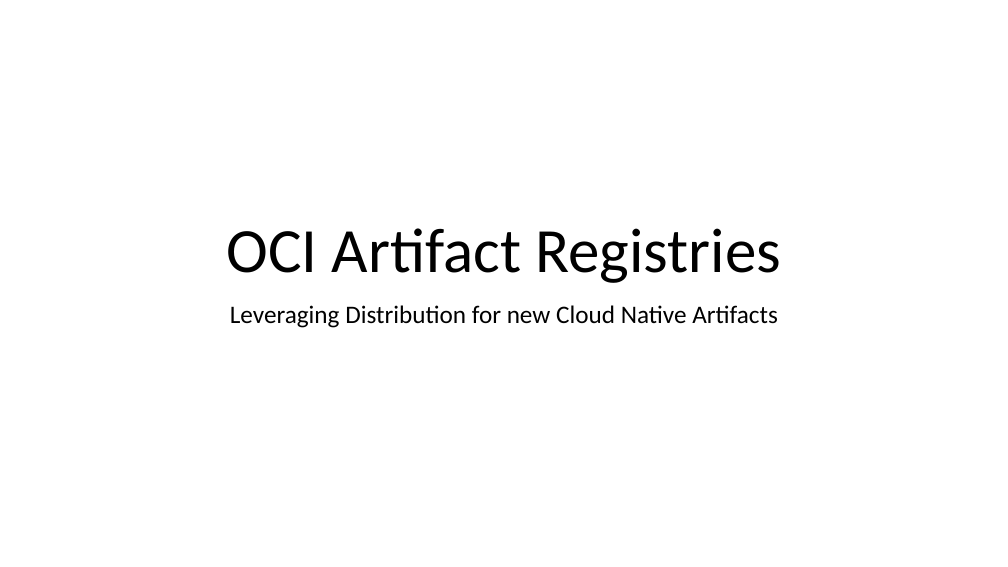
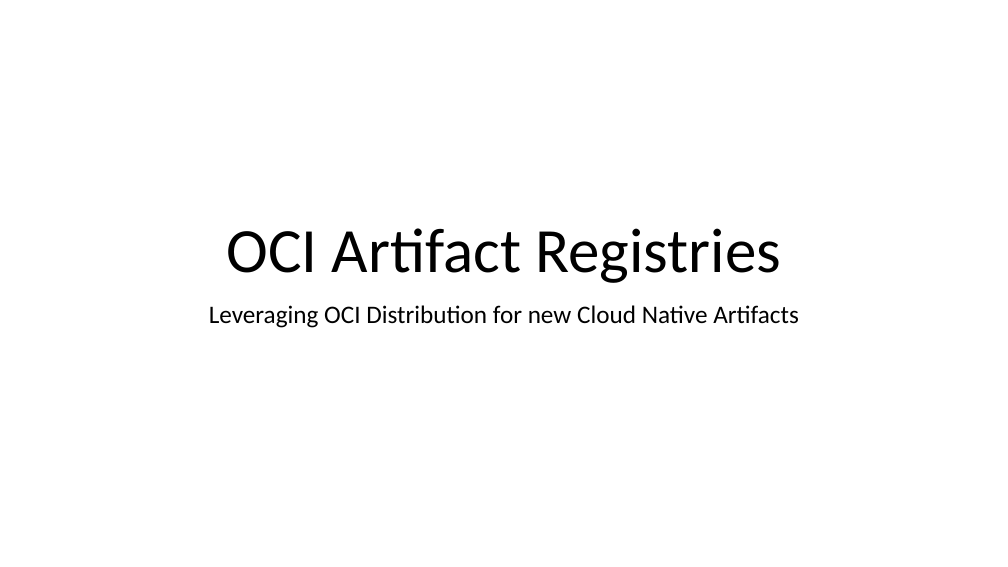
Before and after one commit to SteveLasker/Presentations, a slide deck: slide 1 of ACR/OCIArtifactRegistries.pptm. Drawn at 1008x567 pixels with LibreOffice and Linux fonts; fonts in the diff are those of the drawing. Boxes give left, top, right and bottom in pixels: in the first picture for what was removed or moved away, otherwise in the second. Text is boxed around its words. In the diff, an @@ line names an element or a change of style, - is before the commit and + after.

Commit message:
New Artifacts

```diff
--- a/ACR/OCIArtifactRegistries.pptm
+++ b/ACR/OCIArtifactRegistries.pptm
@@ subtitle at [209, 305, 799, 328]: text changed @@
-Leveraging Distribution for new Cloud Native Artifacts
+Leveraging OCI Distribution for new Cloud Native Artifacts
```
Also in this commit, not shown: 1 other slide changed, 11 slides added.
